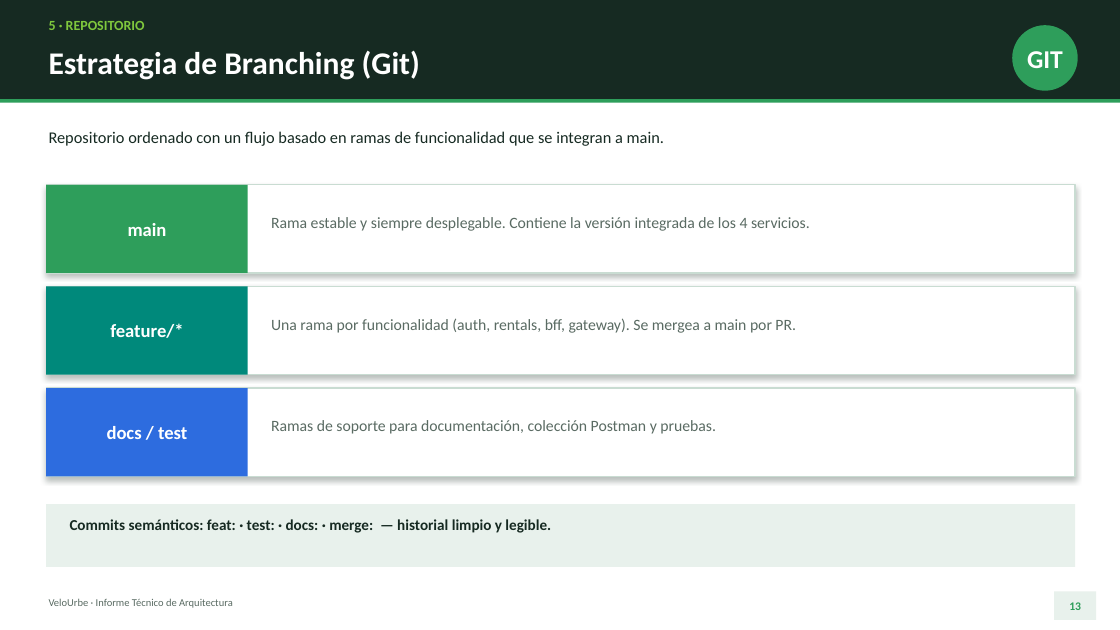
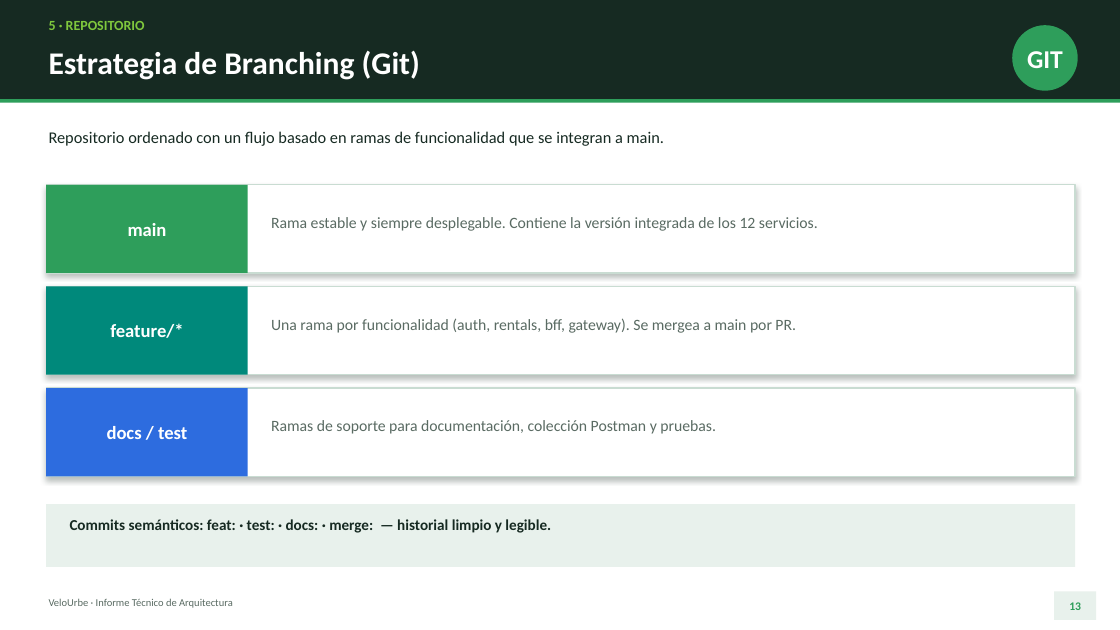
Before and after one commit to ethan1213/velourbe-platform, a slide deck: slide 13 of Presentacion VeloUrbe.pptx. Drawn at 1120x630 pixels with LibreOffice and Linux fonts; fonts in the diff are those of the drawing. Boxes give left, top, right and bottom in pixels: in the first picture for what was removed or moved away, otherwise in the second. Text is boxed around its words. In the diff, an @@ line names an element or a change of style, - is before the commit and + after.

Commit message:
docs: actualiza informe PDF y presentacion PPTX a la arquitectura actual
- Informe Tecnico VeloUrbe.pdf regenerado: 10 microservicios funcionales,
  flujo Gateway -> BFF -> microservicios, tabla completa de servicios y BDs,
  diagramas C2/C3 actualizados (C3 con patron CSR), RF nuevos (pagos,
  estaciones, resenas, BFF proxy), Swagger centralizado y estrategia Git
  con los 12 servicios.
- Presentacion VeloUrbe.pptx actualizada (mismo diseno): portada, contexto,
  arquitectura, diagramas C2, Swagger centralizado, branching y conclusion
  reflejan los 10 microservicios y el Gateway sin codigo.

```diff
--- a/Presentacion VeloUrbe.pptx
+++ b/Presentacion VeloUrbe.pptx
@@ text at (271,217,818,231): text changed @@
-Rama estable y siempre desplegable. Contiene la versión integrada de los 4 servicios.
+Rama estable y siempre desplegable. Contiene la versión integrada de los 12 servicios.
```
Also in this commit, not shown: 8 other slides changed, 1 other file.
